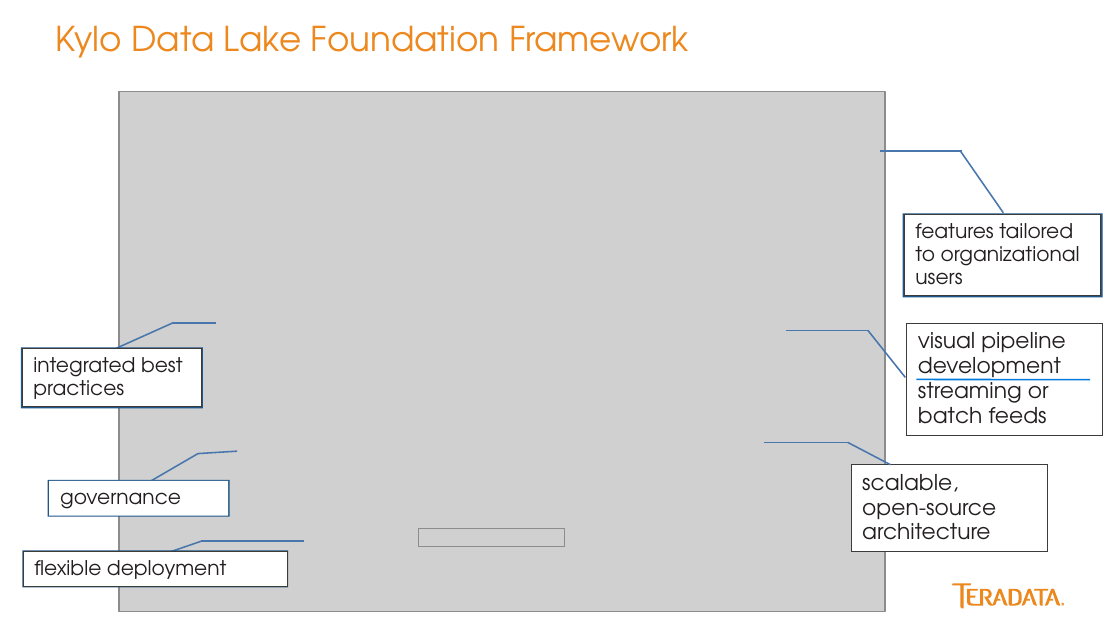
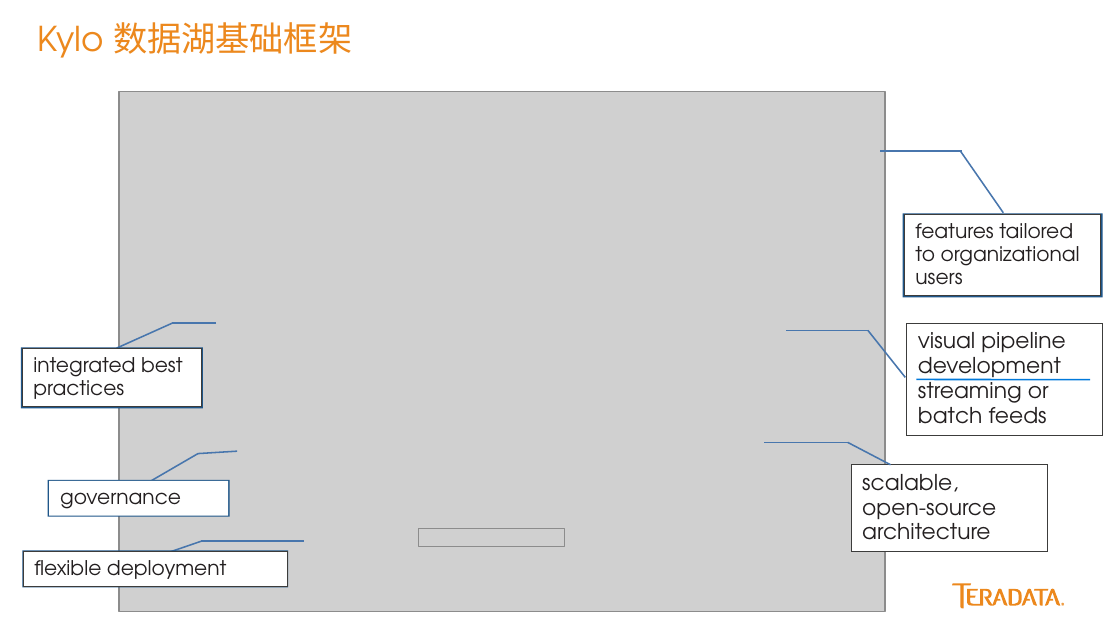
Before and after one commit to yaoran2000/MyTeradata, a slide deck: slide 10 of slides/Kylo配置与使用.pptx. Drawn at 1120x630 pixels with LibreOffice and Linux fonts; fonts in the diff are those of the drawing; grey boxes stand for pictures. Boxes give left, top, right and bottom in pixels: in the first picture for what was removed or moved away, otherwise in the second. Text is boxed around its words. In the diff, an @@ line names an element or a change of style, - is before the commit and + after.

Commit message:
update Kylo

```diff
--- a/slides/Kylo配置与使用.pptx
+++ b/slides/Kylo配置与使用.pptx
@@ text at [38, 22, 352, 58]: text changed @@
-Kylo Data Lake Foundation Framework
+Kylo 数据湖基础框架
```
Also in this commit, not shown: 4 other slides changed, 1 slide added.
